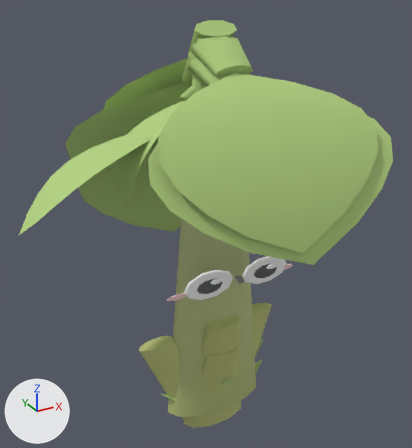
Before and after pictures for a commit that changed the glTF model web-forest/public/model/species/heliconia-psittacorum.glb.
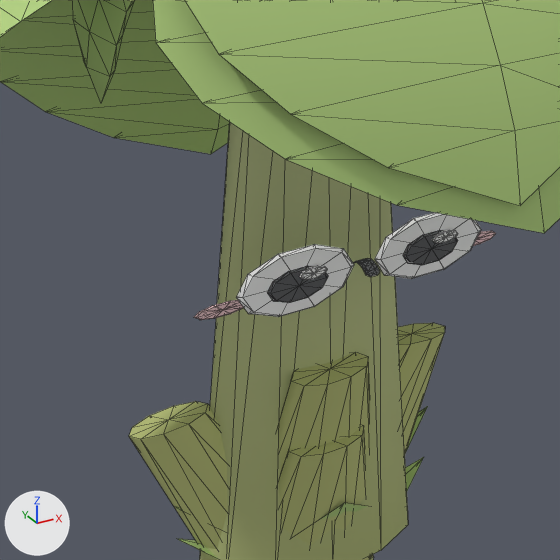
Each version appears first whole from a 50 mm camera at (-0.564, -0.943, 0.937) aimed at (-0.024, 0.038, 0.447), and next in a close-up on the part from 21% to 78% of the width and 37% to 90% of the height. Lighting does not change. The marker at lower left points along +X, +Y and +Z. The older version's two pictures come first. The close-ups show mesh edges as thin lines. Where no turn or scale is listed for an object, it has been applied to the vertices. Vertices at exactly the same position are counted once.

The first close-up shows 'p0', 'p11', 'p12', 'p14', 'p2', 'p3', 'p5', 'p7', 'p9', 'pseudostem' and 1 more.
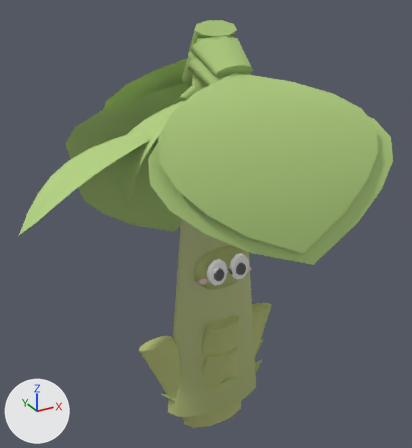
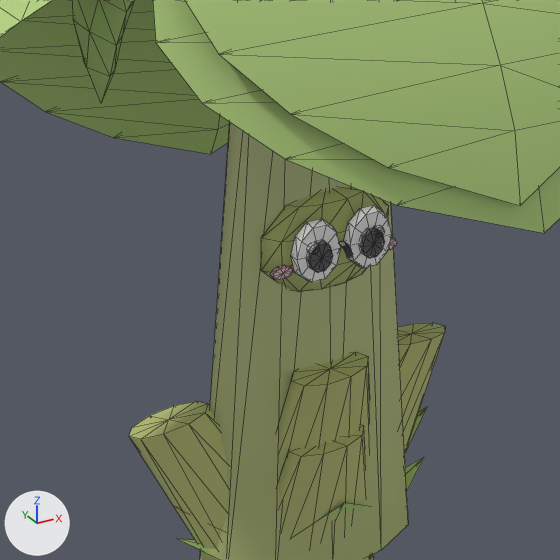
Where the change shows, as pixel boxes (x1, y1, x2, y2) in the close-ups (560 x 560 px; the box of a moved part takes in the faces that stretch with it):
'pseudostem', reshaped: before (194, 122, 496, 560); after (200, 122, 408, 560)
part 1 of me_mesh_0, added (green): after (261, 187, 389, 292)
part 2 of me_mesh_0, added: after (344, 205, 392, 268)
part 3 of me_mesh_0, added: after (360, 227, 385, 258)
part 4 of me_mesh_0, added: after (388, 237, 397, 250)
part 5 of me_mesh_0, added: after (291, 218, 340, 282)
part 6 of me_mesh_0, added: after (307, 241, 333, 272)
part 7 of me_mesh_0, added: after (307, 242, 318, 254)
part 8 of me_mesh_0, added: after (270, 265, 293, 280)
part 9 of me_mesh_0, moved or reshaped: before (353, 258, 380, 277); after (339, 241, 353, 257)
part 10 of me_mesh_0, deleted: before (194, 213, 496, 320)

What the commit changed:
me_mesh_0 is used by ob_pseudostem; location (-0.016, 0.016, 0.0).
me_mesh_0 had 261 vertices, 480 faces and spanned x -0.153..0.153, y -0.112..0.052, z 0.0..0.83.
me_mesh_0 now has 303 vertices, 560 faces and spans x -0.123..0.123, y -0.074..0.052, z 0.0..0.83.
me_mesh_0 part 1: a new loose piece, an icosphere of 80 faces spanning x -0.065..0.065, y -0.055..-0.007, z 0.315..0.418, in mat_flat.
me_mesh_0 part 2: a new loose piece, a 10-sided cut cone along y (radius 0.0214 by 0.0279 at the low end, 0.0233 by 0.0303 at the high end) spanning x 0.0032..0.0498, y -0.0646..-0.0556, z 0.344..0.4016, in mat_flat.
me_mesh_0 part 3: a new loose piece, a 10-sided cut cone along y (radius 0.0111 by 0.0139 at the low end, 0.0121 by 0.0151 at the high end) spanning x 0.0144..0.0386, y -0.0689..-0.0631, z 0.3563..0.3851, in mat_flat.
me_mesh_0 part 4: a new loose piece, a 10-sided cut cone along y (radius 0.0097 by 0.0058 at the low end, 0.0106 by 0.0064 at the high end) spanning x 0.0434..0.0646, y -0.0501..-0.0464, z 0.3477..0.3598, in mat_flat.
me_mesh_0 part 5: a new loose piece, a 10-sided cut cone along y (radius 0.0214 by 0.0279 at the low end, 0.0233 by 0.0303 at the high end) spanning x -0.0498..-0.0032, y -0.0646..-0.0556, z 0.344..0.4016, in mat_flat.
me_mesh_0 part 6: a new loose piece, a 10-sided cut cone along y (radius 0.0111 by 0.0139 at the low end, 0.0121 by 0.0151 at the high end) spanning x -0.0386..-0.0144, y -0.0689..-0.0631, z 0.3563..0.3851, in mat_flat.
me_mesh_0 part 7: a new loose piece, a 10-sided cut cone along y (radius 0.0051 at the low end, 0.0056 at the high end) spanning x -0.0384..-0.0272, y -0.0678..-0.0641, z 0.3749..0.3856, in mat_flat.
me_mesh_0 part 8: a new loose piece, a 10-sided cut cone along y (radius 0.0097 by 0.0058 at the low end, 0.0106 by 0.0064 at the high end) spanning x -0.0646..-0.0434, y -0.0501..-0.0464, z 0.3477..0.3598, in mat_flat.
me_mesh_0 part 9: the loose piece of 38 vertices spanning x -0.007..0.007, y -0.112..-0.084, z 0.367..0.374 is scaled about its middle by (0.453, 0.979, 1.02), then moved by (0.0, 0.038, 0.0).
me_mesh_0 part 10: 8 loose pieces with 176 vertices, spanning x -0.153..0.153, y -0.103..-0.078, z 0.343..0.403, are deleted.
Other edits to the shape of me_mesh_0 do not show in these pictures.
